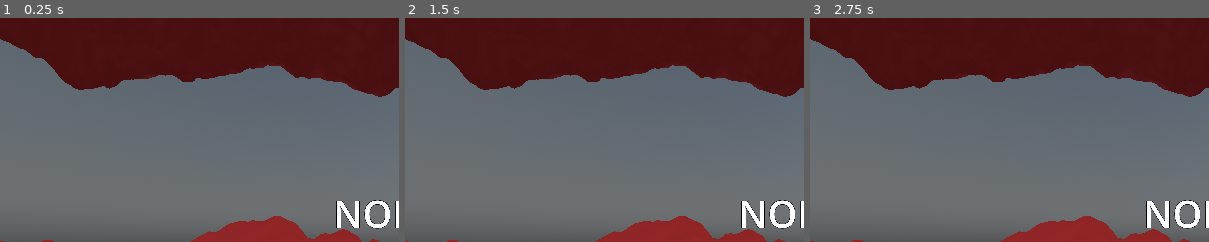
Above: before the commit, frames 1-3 (left to right).
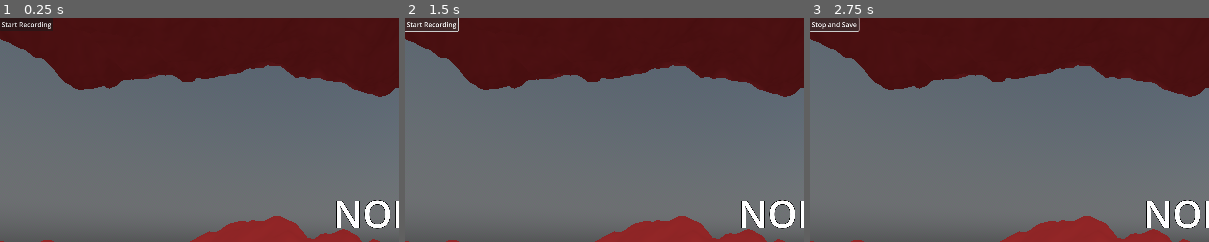
Above: after the commit, the same moments.

Repository: GriffinBaxter/VR-Coords
Game: Godot game, scene res://Scenes/view.tscn
Two runs of this game, one before a commit and one after it. Both use one fixed random seed, a clock stepped at 60 frames per second and the inputs below. Before the commit the project starts from res://view.tscn.
Inputs (mouse positions are % of the whole screen's width and height, from its top left):
- Up to frame 1 (0.25 s): no input
- Up to frame 2 (1.5 s): click (3, 1) at 0.5 s, where only the run after the commit has a clickable "Start Recording"; click (3, 1) at 1.25 s, where only the run after the commit has a clickable "Stop and Save"
- Up to frame 3 (2.75 s): click (3, 1) at 2 s, where only the run after the commit has a clickable "Start Recording"
The pictures show only the part of the screen within x 0-50%, y 0-50%; the shares and areas given below are measured in that part.

The runs differ from the first frame. In frame 1, 0.8% of the frame differs, in the area x 0-14%, y 0-6%; in frame 2, 0.8%, in the area x 0-14%, y 0-7%; in frame 3, 0.8%.

Commit message:
GAME-31: Add button that starts and stops recording

Diff:
--- a/view.tscn
+++ b/Scenes/view.tscn
@@ -1,7 +1,7 @@
 [gd_scene load_steps=11 format=3 uid="uid://da57cmen1my6"]
 
-[ext_resource type="Shader" path="res://terrain_shader.gdshader" id="1_418ma"]
-[ext_resource type="Script" path="res://Scripts/camera.gd" id="1_kmc3y"]
+[ext_resource type="Script" path="res://Scripts/camera.gd" id="1_t4ae7"]
+[ext_resource type="Shader" path="res://terrain_shader.gdshader" id="2_3fpyp"]
 
 [sub_resource type="PhysicalSkyMaterial" id="PhysicalSkyMaterial_mnxee"]
 
@@ -78,3 +78,24 @@
 
 [node name="Platform" type="MeshInstance3D" parent="XROrigin3D"]
 mesh = SubResource("PlaneMesh_g4nwq")
+
+[node name="Control" type="Control" parent="."]
+layout_mode = 3
+anchors_preset = 15
+anchor_right = 1.0
+anchor_bottom = 1.0
+grow_horizontal = 2
+grow_vertical = 2
+
+[node name="MarginContainer" type="MarginContainer" parent="Control"]
+offset_right = 117.0
+offset_bottom = 66.0
+
+[node name="VBoxContainer" type="VBoxContainer" parent="Control/MarginContainer"]
+layout_mode = 2
+
+[node name="StartAndStop" type="Button" parent="Control/MarginContainer/VBoxContainer"]
+layout_mode = 2
+text = "Start Recording"
+
+[connection signal="pressed" from="Control/MarginContainer/VBoxContainer/StartAndStop" to="XROrigin3D/XRCamera3D" method="_on_start_and_stop_pressed"]
--- a/Scripts/camera.gd
+++ b/Scripts/camera.gd
@@ -1,26 +1,18 @@
 extends XRCamera3D
 
-var capture_complete := false
-var capture_in_progress := true
+var capture_in_progress := false
 var frame_time: float
 var bvh_frames: PackedStringArray = []
 
 @onready var camera = $"."
-
-
-func _ready() -> void:
-	await get_tree().create_timer(1).timeout
-
-	capture_complete = true
+@onready
+var start_and_stop_button: Button = $"../../Control/MarginContainer/VBoxContainer/StartAndStop"
 
 
 func _physics_process(delta: float) -> void:
 	if capture_in_progress:
 		if !frame_time:
 			frame_time = delta
-		if capture_complete:
-			capture_in_progress = false
-			print(generate_bvh_string())
 		else:
 			(
 				bvh_frames
@@ -33,6 +25,15 @@
 					)
 				)
 			)
+	else:
+		if bvh_frames.size():
+			print(generate_bvh_string())
+			bvh_frames = []
+
+
+func _on_start_and_stop_pressed() -> void:
+	capture_in_progress = !capture_in_progress
+	start_and_stop_button.text = "Stop and Save" if capture_in_progress else "Start Recording"
 
 
 func vector_to_bvh_format(vector: Vector3) -> String:
--- a/project.godot
+++ b/project.godot
@@ -11,7 +11,7 @@
 [application]
 
 config/name="VR Coords"
-run/main_scene="res://view.tscn"
+run/main_scene="res://Scenes/view.tscn"
 config/features=PackedStringArray("4.2", "Forward Plus")
 
 [display]
Not shown: 2 places in Scenes/view.tscn that only renumber resources
